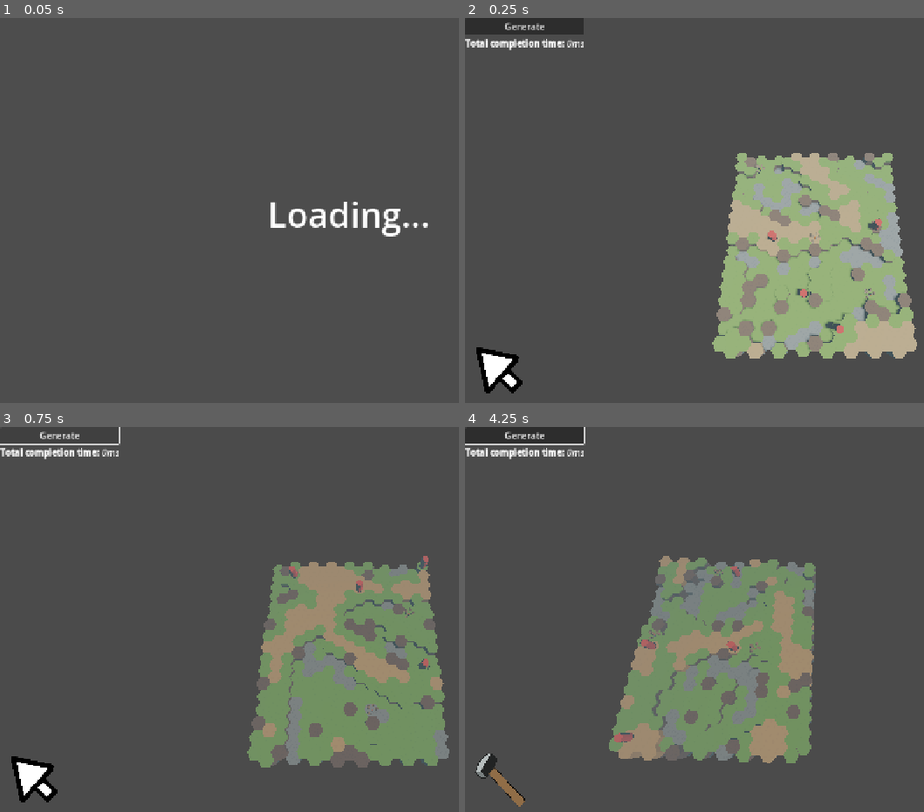
Above: before the commit, frames 1-4 (two rows, left to right).
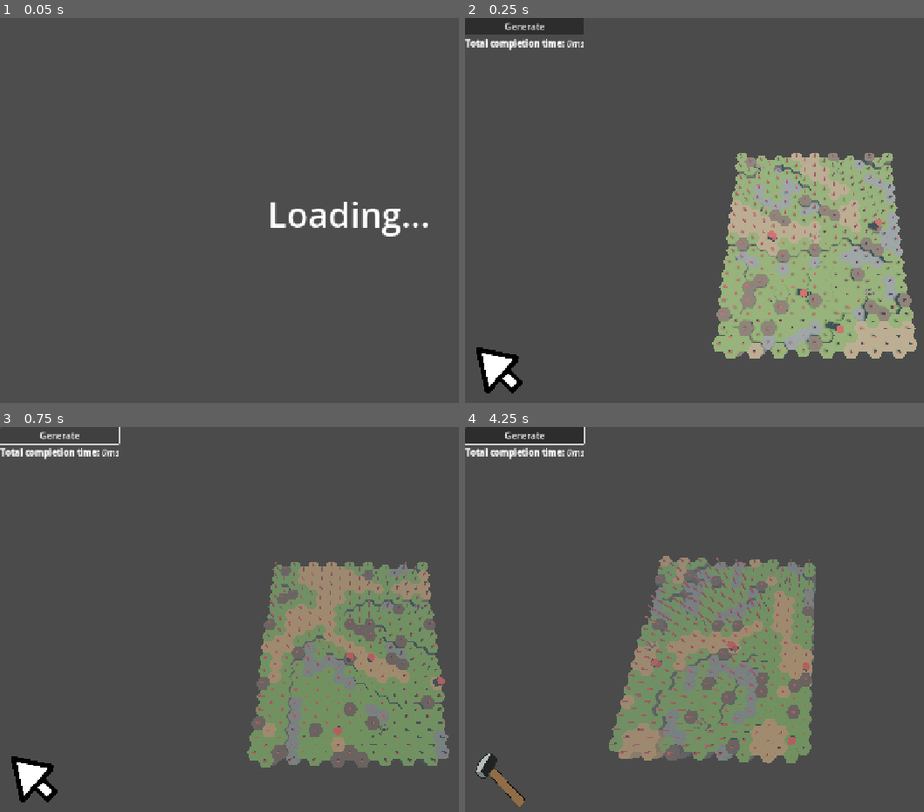
Above: after the commit, the same moments.

Repository: nornaro/VoxelsBeta
Game: Godot game, scene res://scenes/loading_scene.tscn
Two runs of this game, one before a commit and one after it. Both use one fixed random seed, a clock stepped at 60 frames per second and the inputs below.
Inputs (mouse positions are in pixels of both pictures, inside the frame that each line leads up to):
- Up to frame 1 (0.05 s): no input
- Up to frame 2 (0.25 s): no input
- Up to frame 3 (0.75 s): click "Generate" at 0.5 s
- Up to frame 4 (4.25 s): tap Enter at 1.25 s; move the mouse to (outside the picture) at 1.27 s; hold D (MoveRight) 1.28-2.03 s; tap 2 (Build) at 1.35 s; click (outside the picture) at 1.42 s; move the mouse to (676, 642) at 2.02 s; hold S (MoveBackwards) 2.03-2.78 s; click (676, 642) at 2.1 s; move the mouse to (882, 538) at 2.77 s; hold D (MoveRight) 2.78-3.53 s; right-click (882, 538) at 2.85 s; move the mouse to (777, 700) at 3.52 s; hold W (MoveForward) from 3.53 s (still down); tap Q (RotateCameraLeft) at 3.6 s; click (777, 700) at 3.67 s

Frame 1 is identical in both runs. In frame 2, 1.2% of the frame differs, in the area x 54-98%, y 35-88%; in frame 3, 1.5%; in frame 4, 1.9%, in the area x 31-76%, y 33-86%.

Commit message:
pathfinding, debugging

Diff:
--- a/project.godot
+++ b/project.godot
@@ -19,6 +19,7 @@
 
 VoxelData="*res://scripts/Global/voxel_data.gd"
 WorldMap="*res://scripts/Global/world.gd"
+Debugger="*res://scripts/Global/debugger.gd"
 
 [display]
 
--- a/scripts/Global/world.gd
+++ b/scripts/Global/world.gd
@@ -4,7 +4,8 @@
 var is_map_staggered = false
 var world_settings : GenerationSettings
 var noise_range : Vector2
-var surface_layer: Dictionary[Vector2i, Voxel] = {}
+var surface_layer: Dictionary[Vector3i, Voxel] = {}
+
 
 ## Construct a dictionary for our 2d top layer of voxels
 func set_map(all_voxels, top_voxels):
@@ -12,7 +13,7 @@
 	for voxel : Voxel in all_voxels:
 		map_as_dict[Vector3i(voxel.grid_position_xyz)] = voxel
 	for t_voxel in top_voxels:
-		surface_layer[Vector2i(t_voxel.grid_position_xz)] = t_voxel
+		surface_layer[Vector3i(t_voxel.grid_position_xyz)] = t_voxel
 
 
 func clear_map():
--- a/scripts/WorldGen/Voxel/chunk.gd
+++ b/scripts/WorldGen/Voxel/chunk.gd
@@ -3,7 +3,6 @@
 
 var voxels : Array[Voxel]
 var voxel_layers: Dictionary[int, Array] = {}
-var debug_cubes : Array = []
 
 func init_chunk():
 	generate_collider()
@@ -49,12 +48,10 @@
 	var current_dist: float = current.world_position.distance_to(corrected_pos)
 	var visited: Array[Voxel]
 
-	clear_neighbor_debug()
-
 	while true:
 		var found_better := false
 		var neighbors: Array[Voxel] = WorldMap.get_tile_neighbors_planar(current)
-		#debug_draw_neighbors(current)
+		#draw_neighbors(current)
 		for n in neighbors:
 			if visited.has(n):
 				continue
@@ -72,28 +69,3 @@
 
 	#print("Visited: ", visited.size(), " / ", layer.size())
 	return current
-
-
-func clear_neighbor_debug():
-	for c in debug_cubes:
-		c.queue_free()
-	debug_cubes.clear()
-
-
-func debug_draw_neighbors(voxel: Voxel):
-	var neighbors: Array[Voxel] = WorldMap.get_tile_neighbors_planar(voxel)
-	#print("Found ", neighbors.size(), " neighbors for voxel ", voxel.grid_position_xyz)
-
-	for n in neighbors:
-		#print("Neighbor at: ", n.grid_position_xyz, " world: ", n.world_position)
-
-		# Create a small cube at the neighbor's world position for debugging
-		var cube = MeshInstance3D.new()
-		cube.mesh = BoxMesh.new()
-		cube.mesh.size = Vector3(0.2, 5, 0.2)  # small cube
-		cube.position = n.world_position
-		cube.material_override = StandardMaterial3D.new()
-		cube.material_override.albedo_color = Color(1, 0, 0)
-
-		get_tree().current_scene.add_child(cube)
-		debug_cubes.append(cube)
--- a/scripts/WorldGen/world_gen.gd
+++ b/scripts/WorldGen/world_gen.gd
@@ -60,6 +60,8 @@
 	interaction_tracker.init()
 	loading_container.visible = false
 
+	Debugger.draw_voxel_dictionary(WorldMap.surface_layer)
+
 
 ## This mess of a function loops through the timing results of generate_world and prints them
 func print_generation_results(start : float, dict : Dictionary):
--- a/scripts/pathfinder.gd
+++ b/scripts/pathfinder.gd
@@ -7,11 +7,11 @@
 
 func find_reachable_voxels(start: Voxel, unit: Unit) -> Array[Voxel]:
 	var queue = []
-	var visited = []
+	var visited = {}
 	var reachable_voxels: Array[Voxel] = []
 
 	queue.append({"Voxel": start, "distance": 0})
-	visited.append(start.grid_position_xz)
+	visited[start.grid_position_xyz] = true
 
 	while queue.size() > 0:
 		var current = queue.pop_front()
@@ -25,26 +25,32 @@
 		var current_pos = current_voxel.grid_position_xyz
 		var neighbor_positions = VoxelData.get_tile_neighbor_table(current_pos.x)
 
+		# Search horizontally + vertically (within climb range)
 		for dir_2d: Vector2i in neighbor_positions:
-			var neighbor_2d = current_voxel.grid_position_xz + dir_2d
-			if visited.has(neighbor_2d):
-				continue
+			for dy in range(-unit.max_height_movement, unit.max_height_movement + 1):
+				var neighbor = Vector3i(
+					current_pos.x + dir_2d.x,
+					current_pos.y + dy,
+					current_pos.z + dir_2d.y
+				)
 
-			var neighbor_voxel: Voxel = WorldMap.surface_layer.get(neighbor_2d)
-			if not neighbor_voxel:
-				continue
+				if visited.has(neighbor):
+					continue
 
-			if not is_voxel_valid(neighbor_voxel.grid_position_xyz, current_pos, unit.max_height_movement):
-				continue
+				var neighbor_voxel: Voxel = WorldMap.surface_layer.get(neighbor)
+				if not neighbor_voxel:
+					continue
 
-			queue.append({"Voxel": neighbor_voxel, "distance": current_distance + 1})
-			visited.append(neighbor_2d)
+				if not is_voxel_valid(neighbor_voxel, current_pos, unit.max_height_movement):
+					continue
+
+				queue.append({"Voxel": neighbor_voxel, "distance": current_distance + 1})
+				visited[neighbor] = true
 
 	return reachable_voxels
 
 
-func is_voxel_valid(coords: Vector3i, current_pos: Vector3i, max_height_movement: int) -> bool:
-	var voxel: Voxel = WorldMap.map_as_dict.get(coords)
+func is_voxel_valid(voxel: Voxel, current_pos: Vector3i, max_height_movement: int) -> bool:
 	if voxel:
 		var height_diff = abs(voxel.grid_position_xyz.y - current_pos.y)
 		if height_diff > max_height_movement:
